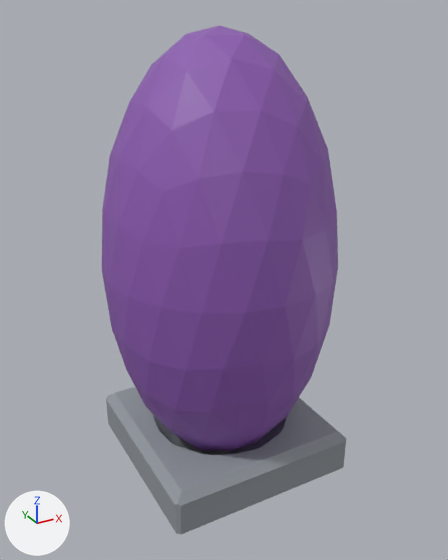
What one commit did to the Blender file Assets/Art/Models/Environment/Egg.blend.
One viewpoint serves both versions: a 50 mm camera at (-4.72, -8.71, 7.82) aimed at (0.01, -0.13, 3.52). The axes (+X, +Y, +Z) are drawn at lower left. The lights are the same throughout.

The older version as bpy lines, for what is in view:
```python
mat_material = principled_material('Material')
mat_material.texture = img_palette_png
me_cube_001 = bpy.data.meshes.new('Cube.001')
me_cube_001.from_pydata(...)  # 65 vertices, 64 faces; spans x -1.72..1.72, y -1.72..1.72, z -0.03..0.73
me_cube_001.materials.append(mat_material)  # picture img_palette_png
me_icosphere = bpy.data.meshes.new('Icosphere')
me_icosphere.from_pydata(...)  # an icosphere of 320 faces spanning x -2.0..2.0, y -2.0..2.0, z 0.07..7.57
me_icosphere.materials.append(mat_material)  # picture img_palette_png
ob_base = bpy.data.objects.new('Base', me_cube_001)
ob_base.location = (0.0, 0.0, 0.0)
ob_sphere = bpy.data.objects.new('Sphere', me_icosphere)
ob_sphere.location = (0.0, 0.0, 0.0)
```
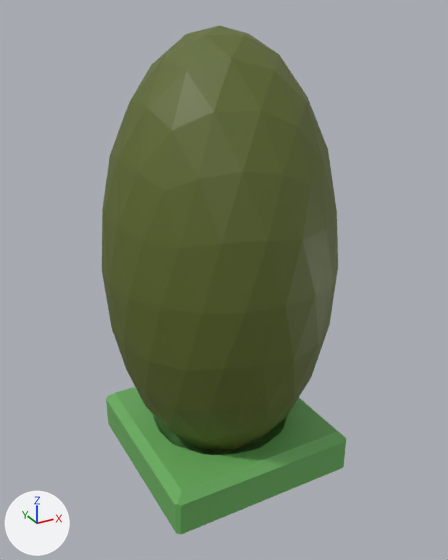
The change, as JSON lines over the scene's bpy script:
```json
{"op": "add", "block": "img_colorpalette_png_001", "code": ["img_colorpalette_png_001 = load_image('ColorPalette.png.001', '../../../ColorPalette.png', 9, 10, 'sRGB')"]}
{"op": "set", "path": "mat_material.texture", "old": "img_palette_png", "new": "img_colorpalette_png_001"}
{"block": "me_icosphere", "where": "me_icosphere.from_pydata(...)  # 162 vertices, 320 faces; spans x -2.0..2.0, y -2.0..2.0, z 0.07..7.57"}
{"block": "me_icosphere", "where": "# used by ob_sphere; location = (0.0, 0.0, 0.0)"}
{"block": "me_icosphere", "change": "me_icosphere part 1: texture (UV) coordinates of 320 of 320 faces, centred in x -1.94..1.94, y -1.94..1.94, z 0.15..7.49, changed; they spanned u 0.79..0.79, v 0.04..0.04 and now span u 0.52..0.52, v 0.04..0.04"}
{"block": "me_cube_001", "where": "me_cube_001.from_pydata(...)  # 65 vertices, 64 faces; spans x -1.72..1.72, y -1.72..1.72, z -0.03..0.73"}
{"block": "me_cube_001", "where": "# used by ob_base; location = (0.0, 0.0, 0.0)"}
{"block": "me_cube_001", "change": "me_cube_001 part 2: texture (UV) coordinates of 64 of 64 faces, centred in x -1.72..1.72, y -1.72..1.72, z -0.03..0.73, changed; they spanned u 0.62..0.62, v 0.86..0.86 and now span u 0.61..0.61, v 0.93..0.93"}
```

Changed parts and their boxes (x1, y1, x2, y2) in the pictures (448 x 560 px):
```json
{"object": "Sphere", "change": "surface changed", "before": [102, 25, 338, 451], "after": [102, 25, 338, 451], "on screen": "purple to green"}
{"object": "Base", "change": "surface changed", "before": [106, 387, 346, 534], "after": [106, 387, 346, 534], "on screen": "grey to green"}
```
